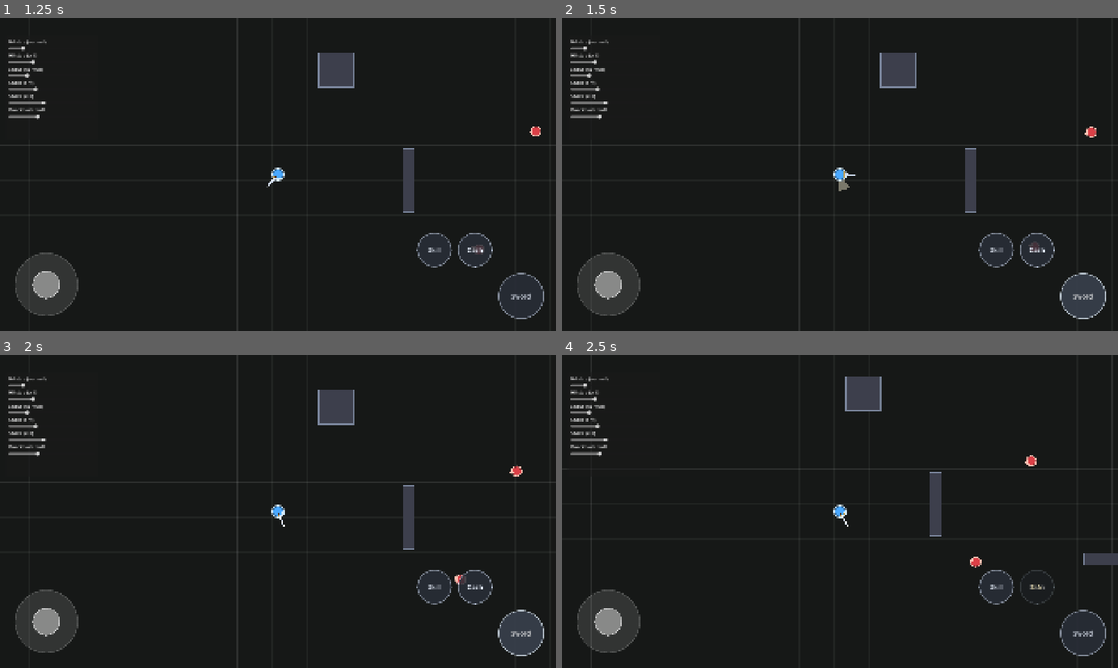
Above: before the commit, frames 1-4 (two rows, left to right).
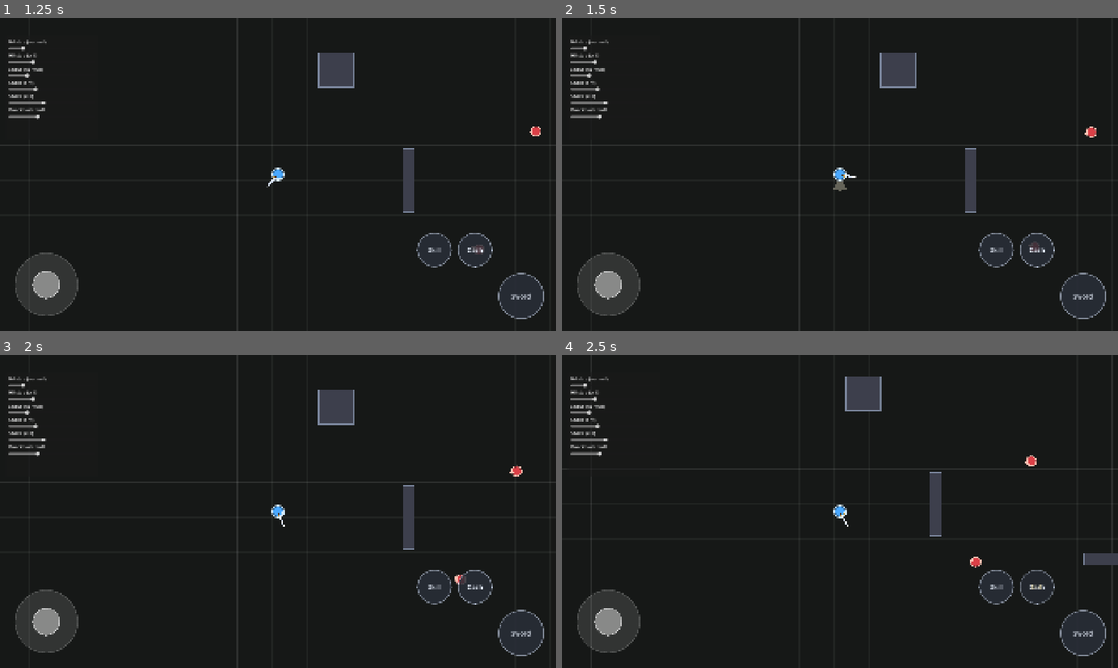
Above: after the commit, the same moments.

Repository: Xylion153/Dungeon
Game: Godot game, scene res://scenes/main/MainMenu.tscn
Two runs of this game, one before a commit and one after it. Both use one fixed random seed, a clock stepped at 60 frames per second and the inputs below.
Inputs (mouse positions are in pixels of both pictures, inside the frame that each line leads up to):
- Up to frame 1 (1.25 s): click "Start" at 0.5 s
- Up to frame 2 (1.5 s): click (1084, 296) at 1.25 s, where only the run before the commit has a clickable "Sword"
- Up to frame 3 (2 s): no input
- Up to frame 4 (2.5 s): click (1034, 586) at 2 s, where only the run before the commit has a clickable "Dash"

Frame 1 is identical in both runs. In frame 2, 0.1% of the frame differs, in the area x 48-98%, y 48-97%; in frame 3, less than 0.1%; in frame 4, 0.1%.

Commit message:
Fix action buttons ignoring touch input
Godot's Button only handles InputEventMouseButton and ignores raw
InputEventScreenTouch, so on the phone taps landed on the attack button
and were silently dropped - no swing, no hit, nothing. Reproduced it by
pushing a real touch event at the button's screen position (0 swings on
the old code, 1 on the new).

ActionButton now handles input itself instead of delegating to the inner
Button, which becomes a pure visual. Touch and mouse are tracked
separately so an emulated-from-touch mouse event can't double-fire and a
dropped release can't deadlock the button, with a focus-out reset as
further insurance. It also fires on press rather than release, which
suits an action game.

Also guards _spawn_slash against a null current_scene during a scene
change, which surfaced while diagnosing this.

Co-Authored-By: Claude Opus 5 <noreply@anthropic.com>

Diff:
--- a/scripts/player/player.gd
+++ b/scripts/player/player.gd
@@ -22,6 +22,7 @@
 var _dash_timer := 0.0
 var _dash_cooldown_timer := 0.0
 var _dash_direction := Vector2.ZERO
+
 func _ready() -> void:
 	super._ready()
 	add_to_group("player")
@@ -131,9 +132,12 @@
 			_apply_step_damage(body, step)
 
 func _spawn_slash(step: WeaponComboStepData) -> void:
+	var parent: Node = get_tree().current_scene
+	if parent == null:
+		return # Mid scene-change; the swing itself still resolves.
 	var slash := SlashEffectScene.instantiate()
 	slash.setup(step.arc_degrees, step.range)
-	get_tree().current_scene.add_child(slash)
+	parent.add_child(slash)
 	slash.global_position = global_position
 	slash.rotation = facing_direction.angle()
 
--- a/scripts/ui/action_button.gd
+++ b/scripts/ui/action_button.gd
@@ -1,8 +1,14 @@
 extends Control
-## Reusable Skill/Attack/Dash button: dims while on cooldown and shows the
-## remaining seconds. CooldownFill is a textureless TextureProgressBar left
-## ready for a real radial-fill texture once art exists — it renders nothing
-## until then, so this works fine as a placeholder today.
+## Reusable Skill/Attack/Dash button.
+##
+## Input is handled here rather than by the inner Button node. Godot's Button
+## only responds to InputEventMouseButton and ignores raw InputEventScreenTouch,
+## so on a phone the tap landed on the button and was silently dropped. This
+## handles touch and mouse directly, and fires on PRESS rather than release,
+## which is what an action game wants.
+##
+## CooldownFill is a textureless TextureProgressBar left ready for a real
+## radial-fill texture; it renders nothing until then.
 
 signal pressed_action
 
@@ -14,34 +20,72 @@
 
 var _cooldown_duration := 0.0
 var _cooldown_remaining := 0.0
+var _touch_index := -1
+var _mouse_held := false
 
 func _ready() -> void:
-	button.pressed.connect(_on_button_pressed)
+	mouse_filter = Control.MOUSE_FILTER_STOP
+	button.mouse_filter = Control.MOUSE_FILTER_IGNORE
+	button.focus_mode = Control.FOCUS_NONE
 	cooldown_label.visible = false
+
+func _gui_input(event: InputEvent) -> void:
+	if event is InputEventScreenTouch:
+		if event.pressed and _touch_index == -1:
+			_touch_index = event.index
+			_press()
+		elif not event.pressed and event.index == _touch_index:
+			_touch_index = -1
+			_release()
+		accept_event()
+	elif event is InputEventMouseButton and event.button_index == MOUSE_BUTTON_LEFT:
+		# Touch also arrives as an emulated mouse event; ignore the duplicate
+		# while a real touch owns the button.
+		if _touch_index == -1:
+			if event.pressed and not _mouse_held:
+				_mouse_held = true
+				_press()
+			elif not event.pressed and _mouse_held:
+				_mouse_held = false
+				_release()
+		accept_event()
+
+func _notification(what: int) -> void:
+	# Insurance against a release that never arrives (app backgrounded, touch
+	# cancelled), which would otherwise leave the button stuck held.
+	if what == NOTIFICATION_APPLICATION_FOCUS_OUT:
+		_touch_index = -1
+		_mouse_held = false
+		_release()
+
+func _press() -> void:
+	button.set_pressed_no_signal(true)
+	if not (disable_while_on_cooldown and _cooldown_remaining > 0.0):
+		pressed_action.emit()
+
+func _release() -> void:
+	button.set_pressed_no_signal(false)
 
 func _process(delta: float) -> void:
 	if _cooldown_remaining <= 0.0:
 		return
-	_cooldown_remaining = max(_cooldown_remaining - delta, 0.0)
-	var fraction := _cooldown_remaining / _cooldown_duration if _cooldown_duration > 0.0 else 0.0
+
+	_cooldown_remaining = maxf(_cooldown_remaining - delta, 0.0)
+	var fraction: float = _cooldown_remaining / _cooldown_duration if _cooldown_duration > 0.0 else 0.0
 	cooldown_fill.value = fraction * cooldown_fill.max_value
-	modulate.a = lerp(1.0, 0.6, fraction)
-	cooldown_label.text = "%.1f" % _cooldown_remaining
-	cooldown_label.visible = true
-	if disable_while_on_cooldown:
-		button.disabled = true
 
-	if _cooldown_remaining <= 0.0:
+	if _cooldown_remaining > 0.0:
+		modulate.a = lerpf(1.0, 0.6, fraction)
+		cooldown_label.text = "%.1f" % _cooldown_remaining
+		cooldown_label.visible = true
+	else:
 		modulate.a = 1.0
 		cooldown_label.visible = false
-		button.disabled = false
+		cooldown_fill.value = 0.0
 
 func start_cooldown(duration: float) -> void:
-	_cooldown_duration = max(duration, 0.001)
+	_cooldown_duration = maxf(duration, 0.001)
 	_cooldown_remaining = _cooldown_duration
 
 func set_label(text: String) -> void:
 	button.text = text
-
-func _on_button_pressed() -> void:
-	pressed_action.emit()
